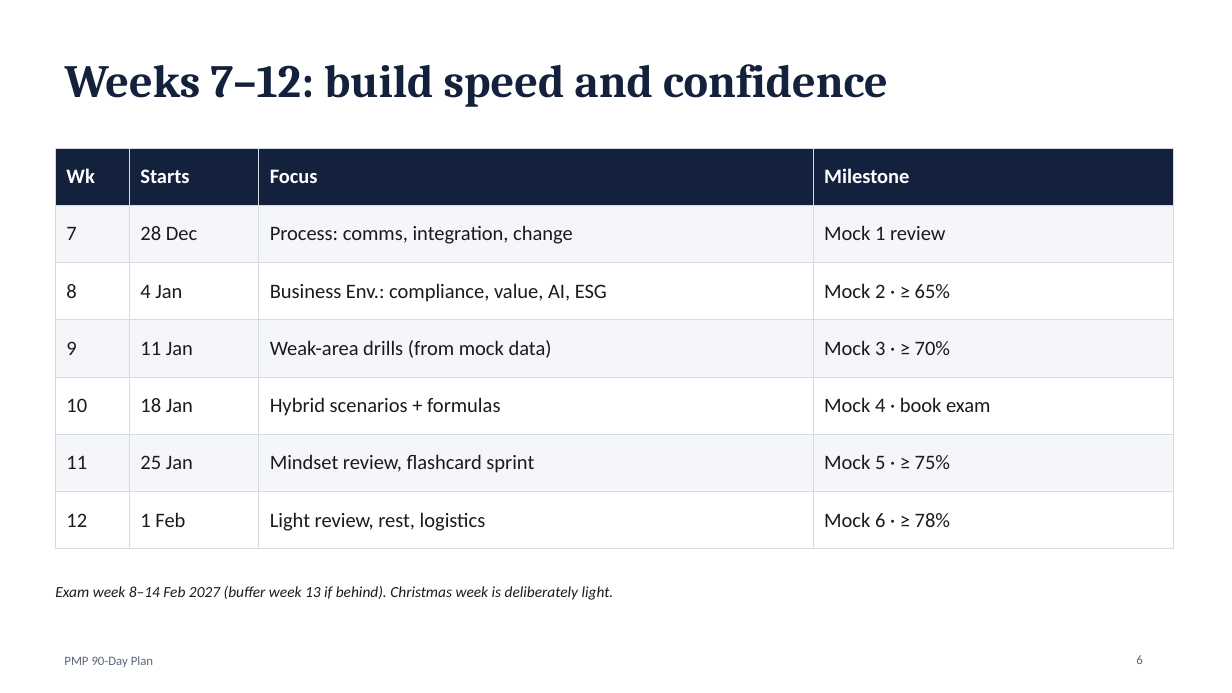
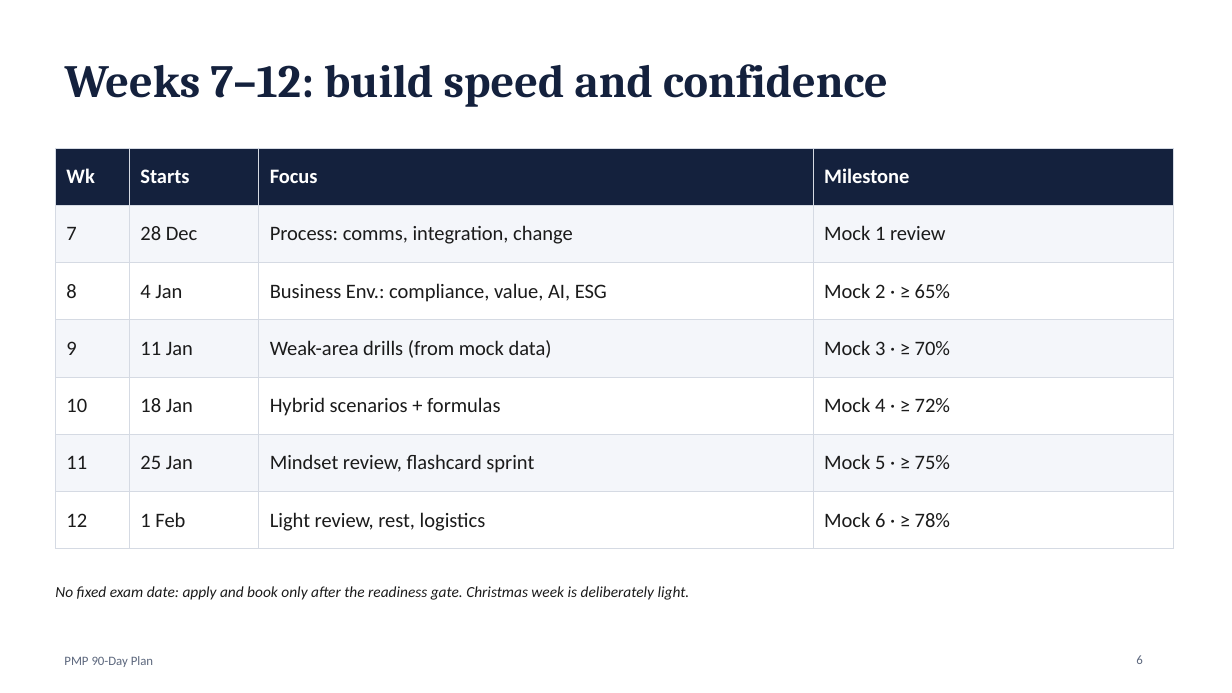
Before and after one commit to pushkar251019/Github, a slide deck: slide 6 of PMP_90_Day_Study_Plan.pptx. Drawn at 1232x693 pixels with LibreOffice and Linux fonts; fonts in the diff are those of the drawing. Boxes give left, top, right and bottom in pixels: in the first picture for what was removed or moved away, otherwise in the second. Text is boxed around its words. In the diff, an @@ line names an element or a change of style, - is before the commit and + after.

```diff
--- a/PMP_90_Day_Study_Plan.pptx
+++ b/PMP_90_Day_Study_Plan.pptx
@@ table at (55, 148, 1174, 535) @@
-row 5, column 4: Mock 4 · book exam
+row 5, column 4: Mock 4 · ≥ 72%
@@ text at (55, 586, 690, 600): text changed @@
-Exam week 8–14 Feb 2027 (buffer week 13 if behind). Christmas week is deliberately light.
+No fixed exam date: apply and book only after the readiness gate. Christmas week is deliberately light.
```
Also in this commit, not shown: 8 other slides changed.
